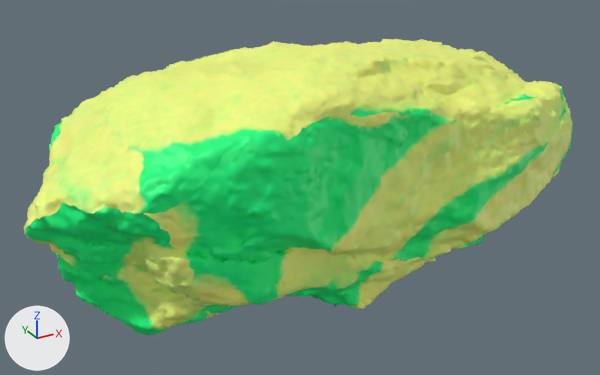
The glTF model godot/world/rocks/scan_03.glb as it was, and as the next commit left it.
Before and after are seen from a 50 mm camera at (-1.274, -2.141, 0.952) aimed at (-0.099, -0.004, -0.116). The lights are fixed; the arrows at lower left show +X, +Y and +Z. The first picture is the older version. Vertices at exactly the same position are counted once.
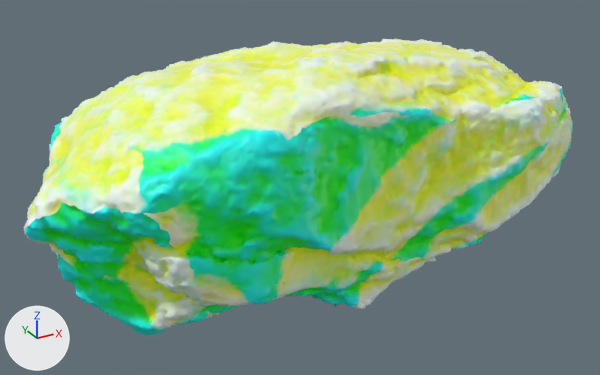
Where the change shows, as pixel boxes (x1, y1, x2, y2) in the pictures (600 x 375 px):
```json
{"part": 1, "of": "me_mesh_0", "change": "recoloured", "before": [31, 42, 567, 319], "after": [31, 42, 567, 319]}
{"part": 2, "of": "me_mesh_0", "change": "recoloured", "before": [31, 40, 572, 325], "after": [31, 40, 572, 325]}
{"part": 3, "of": "me_mesh_0", "change": "recoloured", "before": [28, 40, 572, 324], "after": [28, 40, 572, 324]}
{"part": 4, "of": "me_mesh_0", "change": "recoloured", "before": [25, 88, 573, 335], "after": [25, 88, 573, 335]}
{"part": 5, "of": "me_mesh_0", "change": "recoloured", "before": [23, 38, 572, 330], "after": [23, 38, 572, 330]}
```

Scene script edits in JSON lines:
```json
{"block": "me_mesh_0", "where": "me_mesh_0.from_pydata(...)  # 44811 vertices, 89618 faces; spans x -0.98..0.98, y -0.54..0.54, z -0.39..0.39"}
{"block": "me_mesh_0", "where": "# used by ob_mesh_0; location = (0.0, 0.0, 0.0)"}
{"block": "me_mesh_0", "change": "me_mesh_0 part 1: 24270 faces centred in x -0.96..0.92, y -0.48..0.53, z -0.37..0.37 are repainted in the vertex colours; the middle colour goes from yellow #f2ff7f to yellow #f2ff5a"}
{"block": "me_mesh_0", "change": "me_mesh_0 part 2: 16386 faces centred in x -0.95..0.96, y -0.51..0.53, z -0.38..0.37 are repainted in the vertex colours; the middle colour goes from green #e4ff80 to green #e4ff9e"}
{"block": "me_mesh_0", "change": "me_mesh_0 part 3: 16757 faces centred in x -0.97..0.94, y -0.5..0.53, z -0.37..0.38 are repainted in the vertex colours; the middle colour goes from yellow #f2ff7f to green #f2ffbf"}
{"block": "me_mesh_0", "change": "me_mesh_0 part 4: 21473 faces centred in x -0.98..0.98, y -0.54..0.47, z -0.38..0.3 are repainted in the vertex colours; the middle colour goes from green #05ff80 to green #05ffa7"}
{"block": "me_mesh_0", "change": "me_mesh_0 part 5: 10732 faces centred in x -0.98..0.97, y -0.51..0.54, z -0.38..0.38 are repainted in the vertex colours; the middle colour goes from yellow #f0ff80 to white #f0ffef"}
```
